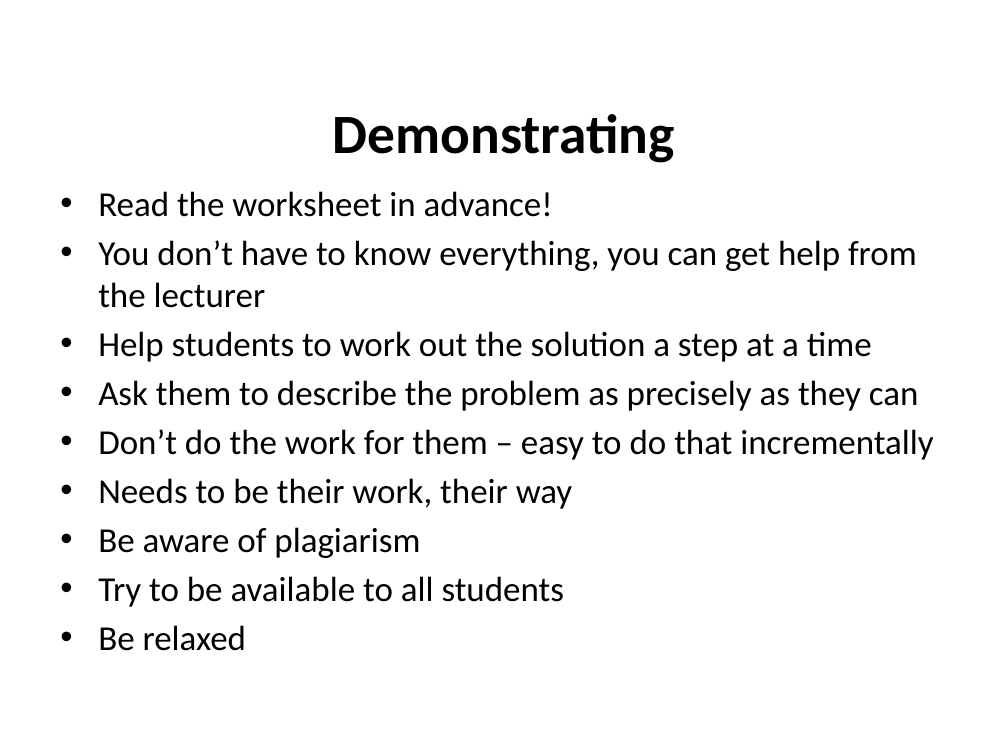
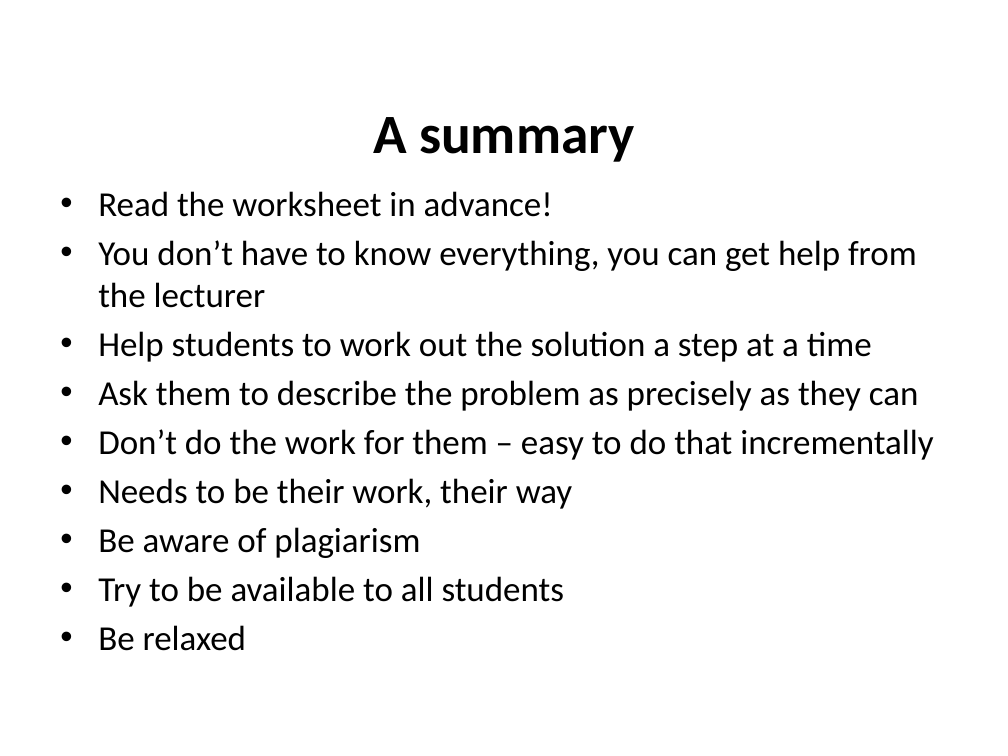
Before and after one commit to jimfinnis/jcf12, a slide deck: slide 22 of static/downloads/dem.pptx (slide 18 before the commit). Drawn at 1008x756 pixels with LibreOffice and Linux fonts; fonts in the diff are those of the drawing; background and template pictures are left out. Boxes give left, top, right and bottom in pixels: in the first picture for what was removed or moved away, otherwise in the second. Text is boxed around its words. In the diff, an @@ line names an element or a change of style, - is before the commit and + after.

```diff
--- a/static/downloads/dem.pptx
+++ b/static/downloads/dem.pptx
@@ title at (x1=373, y1=117, x2=634, y2=162): text changed @@
-Demonstrating
+A summary
```
Also in this commit, not shown: 9 other slides changed, 20 slides added, 8 slides removed, 4 other files.
